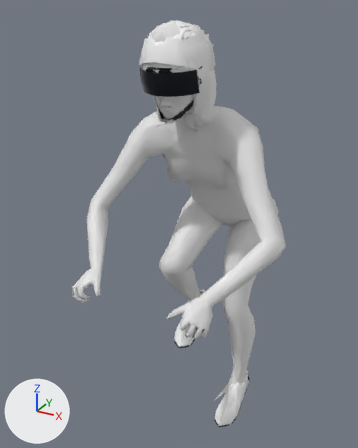
Renders of the glTF model apps/client/public/models/avatar/rider_female_lod2.glb from each side of a commit.
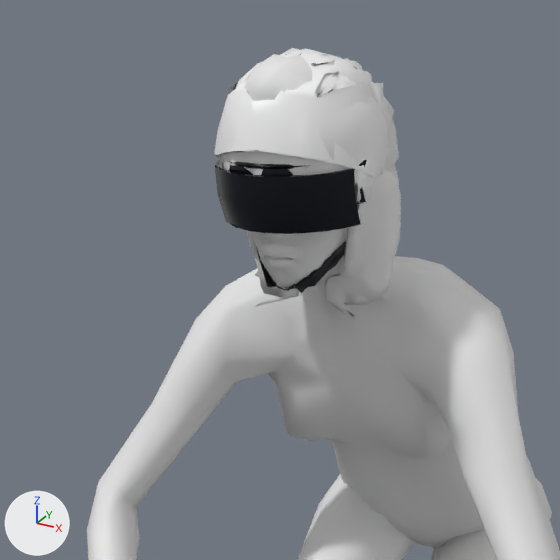
There are two pictures of each version: one whole from a camera (50 mm lens) standing at (0.727, -1.593, 1.765) and looking at (-0.081, -0.124, 1.031), one close up on the part from 14% to 79% of the width and 0% to 52% of the height. The lights are fixed; the arrows at lower left show +X, +Y and +Z. The last two pictures show the newer version. Vertices at exactly the same position are counted once.

In view in the first close-up: 'rider_body_lod2', 'rider_glasses_lod2', 'rider_hairs_curls_lod2', 'rider_hairs_long_lod2', 'rider_hairs_quiff_lod2', 'rider_helmet_aero_lod2', 'rider_helmet_lod2' and 2 more.
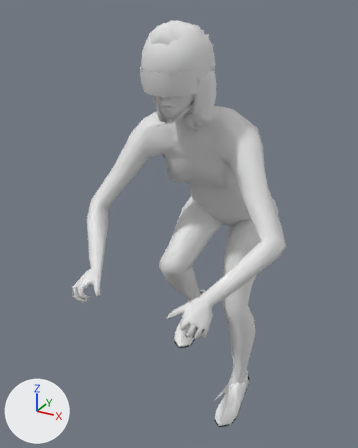
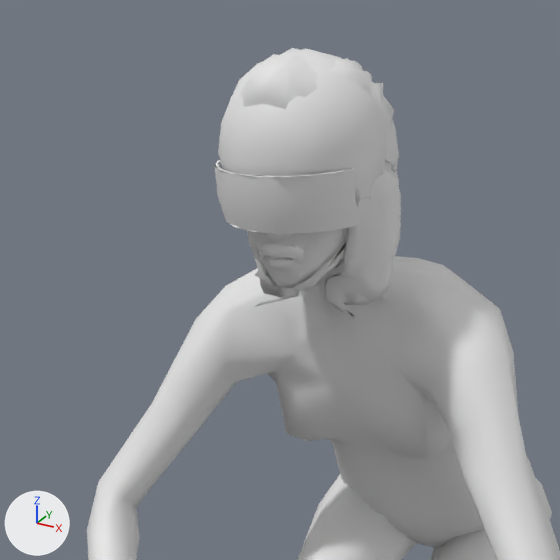
Changed parts and their boxes [x1, y1, x2, y2] in the close-ups (560 x 560 px):
'rider_helmet_aero_lod2', recoloured, surface changed (black to white): [215, 52, 386, 291] in both
'rider_helmet_lod2', recoloured, reshaped: before [214, 50, 390, 293]; after [383, 122, 398, 172]
'rider_glasses_lod2', recoloured, surface changed, reshaped (not visible afterwards): before [228, 160, 367, 205]
'rider_helmet_straps_lod2', now drawn (mostly hidden): after [288, 259, 344, 291]
part 1 of me_rider_glasses_lod2, rebuilt (not visible afterwards): before [228, 160, 367, 204]
part 2 of me_rider_glasses_lod2, deleted: before [229, 161, 362, 205]
part 3 of me_rider_glasses_lod2, deleted: before [234, 163, 311, 169]
part 4 of me_rider_helmet_lod2, rebuilt: before [214, 50, 390, 177]; after [383, 122, 398, 172]
part 5 of me_rider_helmet_lod2, deleted: before [233, 53, 359, 293]

What the commit changed:
In material 'lens' (mat_lens), metallic goes from 0.6 to 0.0.
In material 'lens' (mat_lens), roughness goes from 0.08 to 0.5.
Material 'lens' (mat_lens) changes colour from black #20242c to white #e7e7e7; in linear values from (0.0144, 0.0176, 0.0252) to (0.8, 0.8, 0.8).
Material 'glasses_frame' (mat_glasses_frame) changes colour from black #141518 to white #e7e7e7; in linear values from (0.007, 0.0075, 0.00913) to (0.8, 0.8, 0.8).
Material 'helmet' (mat_helmet) changes colour from white #f4f4f4 to white #e7e7e7; in linear values from (0.905, 0.905, 0.905) to (0.8, 0.8, 0.8).
Material 'helmet_detail' (mat_helmet_detail) changes colour from black #1c1d22 to white #e7e7e7; in linear values from (0.0116, 0.0123, 0.016) to (0.8, 0.8, 0.8).
me_rider_glasses_lod2 is used by ob_rider_glasses_lod2; location (0.0, 0.0, 0.0).
me_rider_glasses_lod2 had 169 vertices, 141 faces and spanned x -0.09..0.096, y -0.391..-0.244, z 1.558..1.619.
me_rider_glasses_lod2 now has 595 vertices, 1158 faces and spans x -0.079..0.079, y -0.378..-0.227, z 1.538..1.601.
me_rider_glasses_lod2 part 1: the loose piece of 41 vertices spanning x -0.09..0.096, y -0.39..-0.296, z 1.558..1.614 is rebuilt with 339 vertices and now spans x -0.072..0.072, y -0.375..-0.303, z 1.538..1.598.
me_rider_glasses_lod2 part 2: 8 loose pieces with 74 vertices, spanning x -0.089..0.089, y -0.391..-0.244, z 1.56..1.619, are deleted.
me_rider_glasses_lod2 part 3: 48 vertices removed from x -0.089..0.089, y -0.391..-0.308, z 1.607..1.618.
Other edits to the shape of me_rider_glasses_lod2 do not show in these pictures.
me_rider_helmet_lod2 is used by ob_rider_helmet_lod2; location (0.0, 0.0, 0.0).
me_rider_helmet_lod2 had 381 vertices, 375 faces and spanned x -0.097..0.097, y -0.4..-0.15, z 1.458..1.728.
me_rider_helmet_lod2 now has 1653 vertices, 3320 faces and spans x -0.099..0.098, y -0.378..-0.161, z 1.517..1.716.
me_rider_helmet_lod2 part 4: the loose piece of 113 vertices spanning x -0.097..0.097, y -0.399..-0.15, z 1.565..1.728 is rebuilt with 1488 vertices and now spans x -0.099..0.098, y -0.378..-0.161, z 1.552..1.716.
me_rider_helmet_lod2 part 5: 28 loose pieces with 163 vertices, spanning x -0.092..0.095, y -0.374..-0.187, z 1.458..1.727, are deleted.
Other edits to the shape of me_rider_helmet_lod2 do not show in these pictures.
